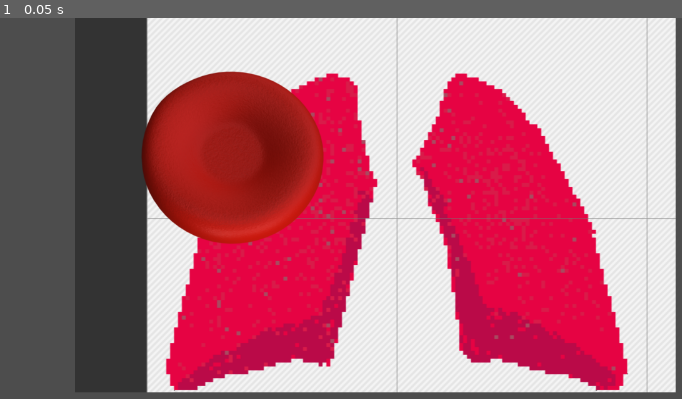
Above: before the commit, frame 1.
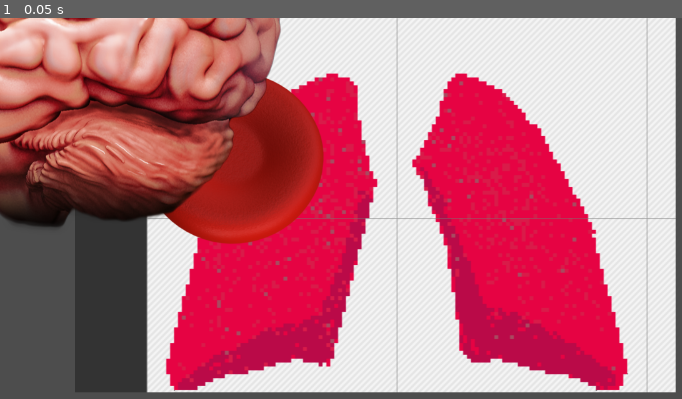
Above: after the commit, the same moment.

Repository: Fran0004/Malaga_jam
Game: Godot game, scene res://Prefabs/Testing.tscn
Two runs of this game, one before a commit and one after it. Both use one fixed random seed, a clock stepped at 60 frames per second and the inputs below. The project has no main scene, so this scene is started directly.
Inputs:
- Up to frame 1 (0.05 s): no input

The runs differ from the first frame. In frame 1, 18% of the frame differs, in the area x 0-42%, y 0-56%.
Error in both runs: Invalid access to property or key 'base_speed' on a base object of type 'null instance'. (res://Scripts/Game_Manager.gd:100)

Commit message:
organos con enum y fotos

Diff:
--- /dev/null
+++ b/Prefabs/Brain.tscn
@@ -0,0 +1,17 @@
+[gd_scene load_steps=4 format=3 uid="uid://bnggblvjuubpp"]
+
+[ext_resource type="Texture2D" uid="uid://bb6d8rtctjtjg" path="res://Assets/Sprites/Organs/brain-lateral.png" id="1_4ckvk"]
+[ext_resource type="Script" path="res://Scripts/Organs/Brains.gd" id="2_pmgr4"]
+
+[sub_resource type="RectangleShape2D" id="RectangleShape2D_wk81a"]
+size = Vector2(860, 403)
+
+[node name="Brain" type="Sprite2D"]
+texture = ExtResource("1_4ckvk")
+script = ExtResource("2_pmgr4")
+
+[node name="Area2D" type="Area2D" parent="."]
+
+[node name="CollisionShape2D" type="CollisionShape2D" parent="Area2D"]
+position = Vector2(-7, 9.5)
+shape = SubResource("RectangleShape2D_wk81a")
--- /dev/null
+++ b/Prefabs/Heart.tscn
@@ -0,0 +1,17 @@
+[gd_scene load_steps=4 format=3 uid="uid://dxbmqhh7wty4v"]
+
+[ext_resource type="Texture2D" uid="uid://q2kqbtury4y3" path="res://Assets/Sprites/Organs/Heart_anterior_exterior_view.png" id="1_xk5ug"]
+[ext_resource type="Script" path="res://Scripts/Organs/Heart.gd" id="2_ju735"]
+
+[sub_resource type="RectangleShape2D" id="RectangleShape2D_mdpdw"]
+size = Vector2(574, 750)
+
+[node name="Heart" type="Sprite2D"]
+texture = ExtResource("1_xk5ug")
+script = ExtResource("2_ju735")
+
+[node name="Area2D" type="Area2D" parent="."]
+
+[node name="CollisionShape2D" type="CollisionShape2D" parent="Area2D"]
+position = Vector2(1, 50)
+shape = SubResource("RectangleShape2D_mdpdw")
--- /dev/null
+++ b/Prefabs/Kidneys.tscn
@@ -0,0 +1,17 @@
+[gd_scene load_steps=4 format=3 uid="uid://btei3d1ds822v"]
+
+[ext_resource type="Texture2D" uid="uid://dpqq5gc1sh6ow" path="res://Assets/Sprites/Organs/6830679.png" id="1_0d28t"]
+[ext_resource type="Script" path="res://Scripts/Organs/Kidneys.gd" id="1_h80q7"]
+
+[sub_resource type="RectangleShape2D" id="RectangleShape2D_6oigg"]
+size = Vector2(463.5, 313.5)
+
+[node name="Kidneys" type="Sprite2D"]
+texture = ExtResource("1_0d28t")
+script = ExtResource("1_h80q7")
+
+[node name="Area2D" type="Area2D" parent="."]
+
+[node name="CollisionShape2D" type="CollisionShape2D" parent="Area2D"]
+position = Vector2(1, -3)
+shape = SubResource("RectangleShape2D_6oigg")
--- a/Prefabs/Testing.tscn
+++ b/Prefabs/Testing.tscn
@@ -1,7 +1,9 @@
-[gd_scene load_steps=3 format=3 uid="uid://12lqa58204vf"]
+[gd_scene load_steps=5 format=3 uid="uid://12lqa58204vf"]
 
 [ext_resource type="Texture2D" uid="uid://yrgfvd8dfnl4" path="res://Assets/Sprites/Character/image.png" id="1_1cumv"]
 [ext_resource type="PackedScene" uid="uid://du3n3tp1kn4xj" path="res://Prefabs/player.tscn" id="1_e22wt"]
+[ext_resource type="PackedScene" uid="uid://dxbmqhh7wty4v" path="res://Prefabs/Heart.tscn" id="3_dbp2r"]
+[ext_resource type="PackedScene" uid="uid://bnggblvjuubpp" path="res://Prefabs/Brain.tscn" id="4_hprym"]
 
 [node name="Mapa" type="Node2D"]
 
@@ -11,3 +13,8 @@
 
 [node name="Player" parent="." instance=ExtResource("1_e22wt")]
 position = Vector2(363, 228)
+
+[node name="Heart" parent="." instance=ExtResource("3_dbp2r")]
+position = Vector2(-658, 457)
+
+[node name="Brain" parent="." instance=ExtResource("4_hprym")]
--- a/Scripts/Organs/Heart.gd
+++ b/Scripts/Organs/Heart.gd
@@ -1,7 +1,20 @@
 extends Node
+var heart_health = 100
+@export var Type = OrganType.NONE
+# Called when the node enters the scene tree for the first time.
 
-var heart_health = 100
-# Called when the node enters the scene tree for the first time.
+
+enum OrganType{
+	NONE,
+	HEART,
+	BRAIN,
+	KIDNEYS,
+	LIVER,
+	PANCREAS,
+	STOMACH
+}
+
+
 func _ready() -> void:
 	pass # Replace with function body.
 
--- /dev/null
+++ b/Scripts/Organs/Organs.gd
@@ -0,0 +1,165 @@
+extends Node
+
+var brain_health: float = 100.0
+var stomach_health: float = 100.0
+var pancreas_health: float = 100.0
+var kidneys_health: float = 100.0
+var liver_health: float = 100.0
+var heart_health: float = 100.0
+
+# Variables relacionadas con oxígeno y buffs
+@export var oxygen_spawn_rate: float = 2.0  # Tiempo entre generación de oxígeno
+@export var organ_energy_drain_rate: float = 5.0  # Energía que los órganos pierden por segundo
+@export var buff_durations: Dictionary = {
+	"speed": 5.0,  # Duración de un buff de velocidad en segundos
+	"slow_energy_drain": 5.0,  # Duración del buff que reduce el consumo de energía
+}
+
+# Buffs activos
+var active_buffs: Dictionary = {
+	"speed": false,
+	"slow_energy_drain": false,
+}
+
+# Variables específicas para funcionalidades de órganos
+var obstacles: Array = []  # Lista de obstáculos para riñones
+var short_routes: Array = []  # Lista de rutas cortas para el páncreas
+var buffed_organ: String = ""  # Organismo protegido por el hígado
+var time_with_all_organs_active: float = 0.0  # Tiempo con todos los órganos activos
+@export var victory_time: float = 30.0  # Tiempo necesario para ganar
+@export var Type = OrganType.NONE
+
+# Called when the node enters the scene tree for the first time.
+enum OrganType{
+	NONE,
+	HEART,
+	BRAIN,
+	KIDNEYS,
+	LIVER,
+	PANCREAS,
+	STOMACH
+}
+
+func _ready() -> void:
+	pass # Replace with function body.
+
+
+# Called every frame. 'delta' is the elapsed time since the previous frame.
+func _process(delta: float) -> void:
+	match Type:
+		OrganType.NONE:
+			pass
+		OrganType.NONE:
+			update_heart()
+		OrganType.BRAIN:
+			update_brain(delta)
+		OrganType.KIDNEYS:
+			update_kidneys()
+		OrganType.LIVER:
+			update_liver()
+		OrganType.PANCREAS:
+			update_pancreas()
+		OrganType.STOMACH:
+			update_stomach()
+	check_victory(delta)
+
+
+func update_kidneys() -> void:
+	# Riñones: Limpian la sangre (quitan obstáculos)
+	if kidneys_health > 50:
+		for obstacle in obstacles:
+			obstacle.queue_free()  # Eliminar obstáculos si los riñones están saludables
+
+func update_liver() -> void:
+	# Hígado: Protege un órgano y detiene su desgaste de energía
+	if liver_health > 0 and buffed_organ == "":
+		var organs = ["brain", "stomach", "pancreas", "kidneys", "heart"]
+		buffed_organ = organs[randi() % organs.size()]
+		print("Hígado protege: ", buffed_organ)
+
+func drain_organ_energy(delta: float) -> void:
+	# Reduce la energía de cada órgano, excepto el protegido
+	for organ in ["brain", "stomach", "pancreas", "kidneys", "heart"]:
+		if organ != buffed_organ:
+			self[organ + "_health"] -= organ_energy_drain_rate * delta
+
+func update_stomach() -> void:
+	# Estómago: Genera glóbulos blancos que curan al personaje
+	if stomach_health > 0:
+		spawn_white_cells()
+
+func spawn_white_cells() -> void:
+	#var white_cell = preload("res://path_to_white_cell_scene.tscn").instantiate()
+	#white_cell.global_position = get_node("Globulo").global_position
+	#add_child(white_cell)
+	print("Glóbulo blanco generado para curar")
+
+func update_pancreas() -> void:
+	# Páncreas: Bloquea rutas cortas si su salud es baja
+	if pancreas_health < 30:
+		for route in short_routes:
+			route.block()
+			print("Ruta corta bloqueada debido al páncreas")
+
+func update_heart() -> void:
+	# Corazón: Afecta la velocidad del glóbulo
+	var globulo = get_node("Globulo")
+	if heart_health < 30:
+		globulo.current_speed = globulo.base_speed * 0.5
+		print("Velocidad reducida por baja salud del corazón")
+	else:
+		globulo.current_speed = globulo.base_speed
+
+func update_brain(delta: float) -> void:
+	# Cerebro: Reduce la interfaz y puede provocar la muerte
+	if brain_health < 70:
+		$HUD/Map.visible = false  # Esconde el mapa
+	if brain_health < 50:
+		$HUD/OxygenCounter.visible = false  # Esconde el contador de oxígeno
+	if brain_health <= 0:
+		print("¡Game Over! El cerebro ha fallado")
+		get_tree().change_scene("res://scenes/GameOver.tscn")
+
+# Aplicar buff global
+func apply_buff(buff_name: String) -> void:
+	if buff_name in active_buffs and not active_buffs[buff_name]:
+		active_buffs[buff_name] = true
+		print("Buff activado: ", buff_name)
+		match buff_name:
+			"speed":
+				get_node("Globulo").current_speed *= 1.5  # Aumenta velocidad del glóbulo
+			"slow_energy_drain":
+				organ_energy_drain_rate *= 0.5  # Reduce el consumo de energía en los órganos
+
+		# Desactiva el buff después de su duración
+		_deactivate_buff_later(buff_name)
+
+func _deactivate_buff_later(buff_name: String) -> void:
+	await get_tree().create_timer(buff_durations[buff_name]).timeout
+	remove_buff(buff_name)
+
+func remove_buff(buff_name: String) -> void:
+	if buff_name in active_buffs and active_buffs[buff_name]:
+		active_buffs[buff_name] = false
+		print("Buff desactivado: ", buff_name)
+		match buff_name:
+			"speed":
+				get_node("Globulo").current_speed = get_node("Globulo").base_speed  # Restaura velocidad
+			"slow_energy_drain":
+				organ_energy_drain_rate *= 2  # Restaura consumo normal
+
+# Condición de victoria
+func check_victory(delta: float) -> void:
+	if all_organs_active():
+		time_with_all_organs_active += delta
+		if time_with_all_organs_active >= victory_time:
+			print("¡Victoria! Todos los órganos activos")
+			get_tree().change_scene("res://scenes/Victory.tscn")
+	else:
+		time_with_all_organs_active = 0.0
+
+func all_organs_active() -> bool:
+	for health in [brain_health, stomach_health, pancreas_health, kidneys_health, liver_health, heart_health]:
+		if health <= 0:
+			return false
+	return true
--- a/project.godot
+++ b/project.godot
@@ -45,3 +45,8 @@
 "events": [Object(InputEventKey,"resource_local_to_scene":false,"resource_name":"","device":-1,"window_id":0,"alt_press …(191 unchanged characters)…
 ]
 }
+
+[rendering]
+
+renderer/rendering_method="gl_compatibility"
+renderer/rendering_method.mobile="gl_compatibility"
Binary file added: Assets/Sprites/Organs/6830679.png
Not shown, added: Assets/Sprites/Organs/6830679.png.import
Binary file added: Assets/Sprites/Organs/Heart_anterior_exterior_view.png
Not shown, added: Assets/Sprites/Organs/Heart_anterior_exterior_view.png.import
Binary file added: Assets/Sprites/Organs/brain-lateral.png
Not shown, added: Assets/Sprites/Organs/brain-lateral.png.import
